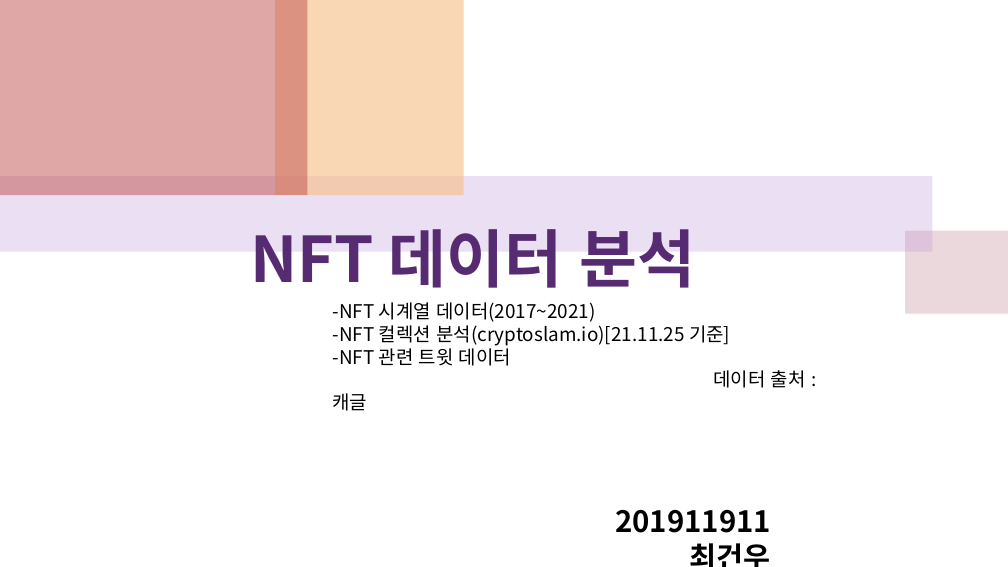
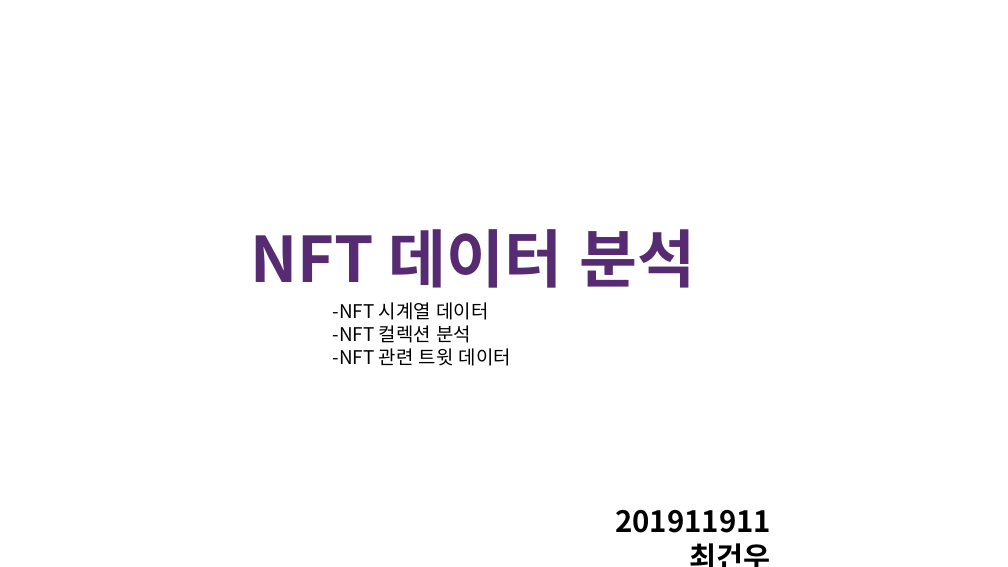
Before and after one commit to cgw03Lau/DAP__, a slide deck: slide 1 of DAP_Project/데분프 발표.pptx. Drawn at 1008x567 pixels with LibreOffice and Linux fonts; fonts in the diff are those of the drawing. Boxes give left, top, right and bottom in pixels: in the first picture for what was removed or moved away, otherwise in the second. Text is boxed around its words. In the diff, an @@ line names an element or a change of style, - is before the commit and + after.

```diff
--- a/DAP_Project/데분프 발표.pptx
+++ b/DAP_Project/데분프 발표.pptx
@@ rectangle removed at box(0, 0, 308, 195) @@
@@ rectangle removed at box(275, 0, 464, 195) @@
@@ rectangle removed at box(0, 176, 932, 252) @@
@@ rectangle removed at box(905, 231, 1008, 314) @@
@@ text at box(333, 302, 488, 343): text changed @@
--NFT 시계열 데이터(2017~2021)
--NFT 컬렉션 분석(cryptoslam.io)[21.11.25 기준]
+-NFT 시계열 데이터
+-NFT 컬렉션 분석
@@ text at box(713, 370, 806, 388): paragraph removed @@
-데이터 출처 : 캐글
```
Also in this commit, not shown: 13 other slides changed, 1 slide added, 1 slide removed.
